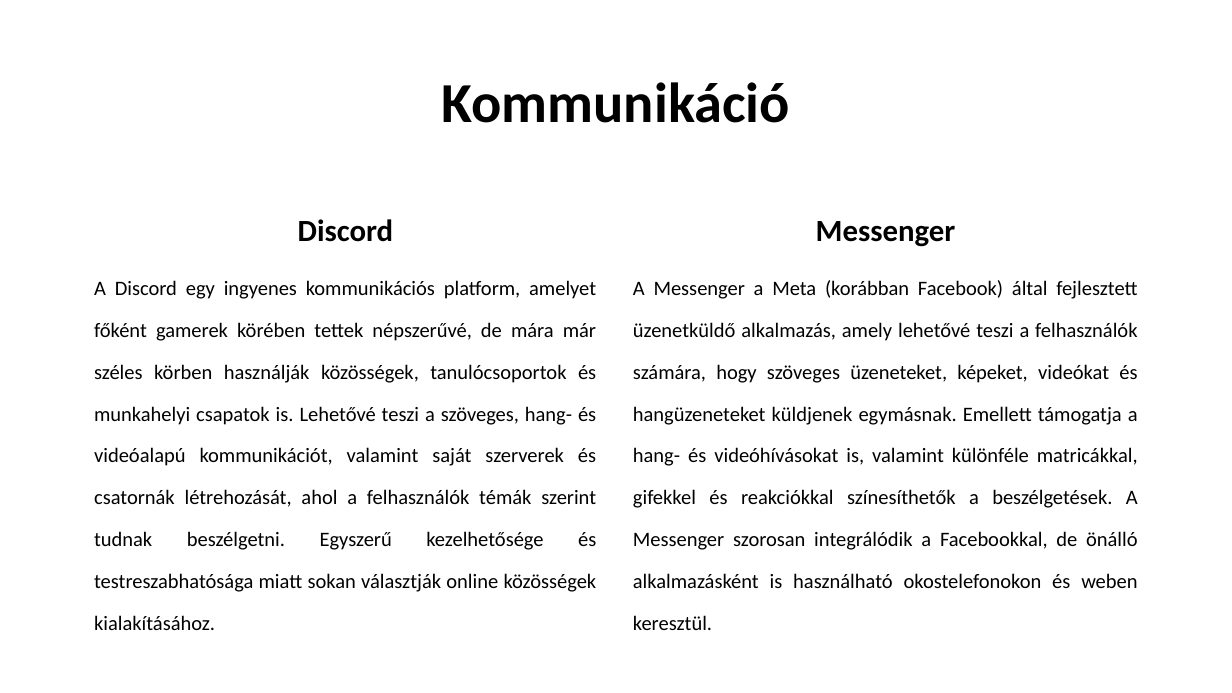
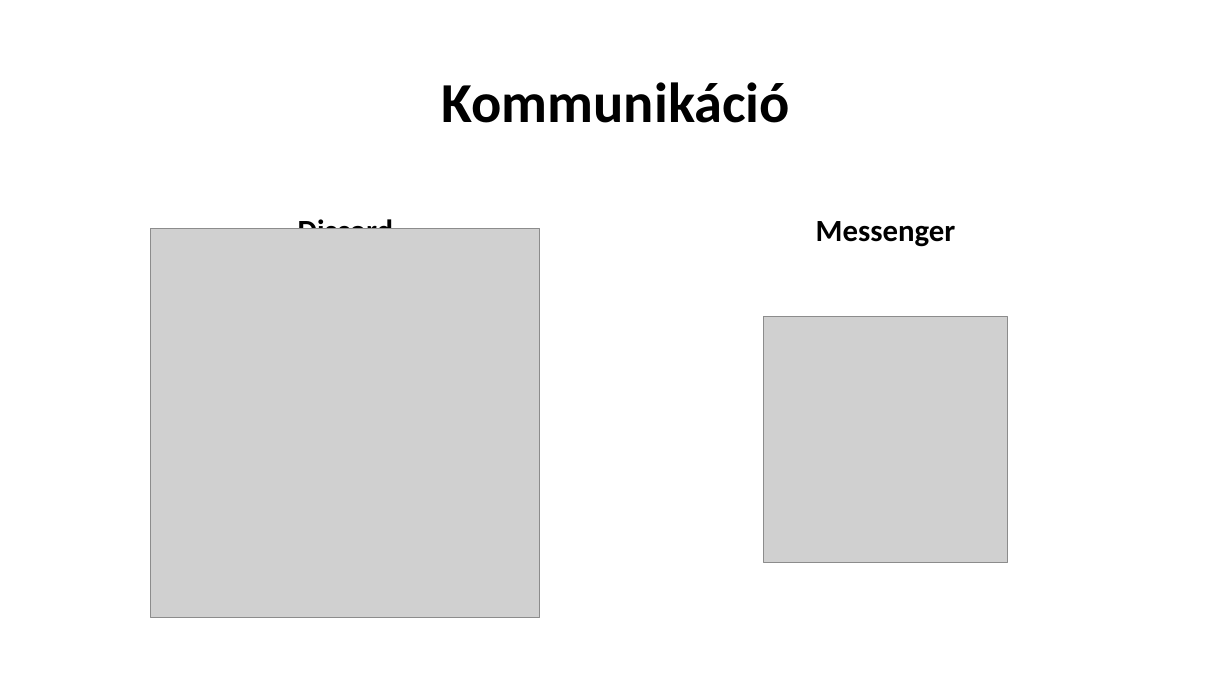
Before and after one commit to KaranyiczGabor/Vizsgaremek, a slide deck: slide 12 of IQInfinity.pptx (slide 11 before the commit). Drawn at 1232x693 pixels with LibreOffice and Linux fonts; fonts in the diff are those of the drawing; grey boxes stand for pictures. Boxes give left, top, right and bottom in pixels: in the first picture for what was removed or moved away, otherwise in the second. Text is boxed around its words. In the diff, an @@ line names an element or a change of style, - is before the commit and + after.

Commit message:
ppt

```diff
--- a/IQInfinity.pptx
+++ b/IQInfinity.pptx
@@ picture added at box(151, 228, 540, 617) @@
@@ text removed at box(94, 280, 597, 630) @@
-A Discord egy ingyenes kommunikációs platform, amelyet főként gamerek körében tettek népszerűvé, de mára már széles körben használják közösségek, tanulócsoportok és munkahelyi csapatok is. Lehetővé teszi a szöveges, hang- és videóalapú kommunikációt, valamint saját szerverek és csatornák létrehozását, ahol a felhasználók témák szerint tudnak beszélgetni. Egyszerű kezelhetősége és testreszabhatósága miatt sokan választják online közösségek kialakításához.
@@ text removed at box(633, 280, 1138, 630) @@
-A Messenger a Meta (korábban Facebook) által fejlesztett üzenetküldő alkalmazás, amely lehetővé teszi a felhasználók számára, hogy szöveges üzeneteket, képeket, videókat és hangüzeneteket küldjenek egymásnak. Emellett támogatja a hang- és videóhívásokat is, valamint különféle matricákkal, gifekkel és reakciókkal színesíthetők a beszélgetések. A Messenger szorosan integrálódik a Facebookkal, de önálló alkalmazásként is használható okostelefonokon és weben keresztül.
@@ picture added at box(764, 317, 1008, 563) @@
```
Also in this commit, not shown: 1 other slide changed, 4 slides added, 3 slides removed.
